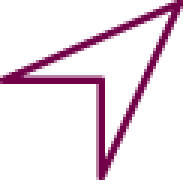
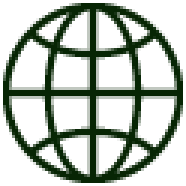
Comparing the layer stacks of the two w=186, h=186 images. Changes:
added group "Globe" with 2 layers above "Map highlighted" over [3, 3, 183, 183]
added layer "Vector Smart Object" (2nd of 6, in "Globe") in group "Globe" over [3, 3, 183, 183]
added layer "Vector Smart Object copy 3" (2nd of 2, in "Globe") in group "Globe" over [3, 6, 183, 183]
hid group "Map highlighted" (2 layers) over [0, 0, 183, 183]
